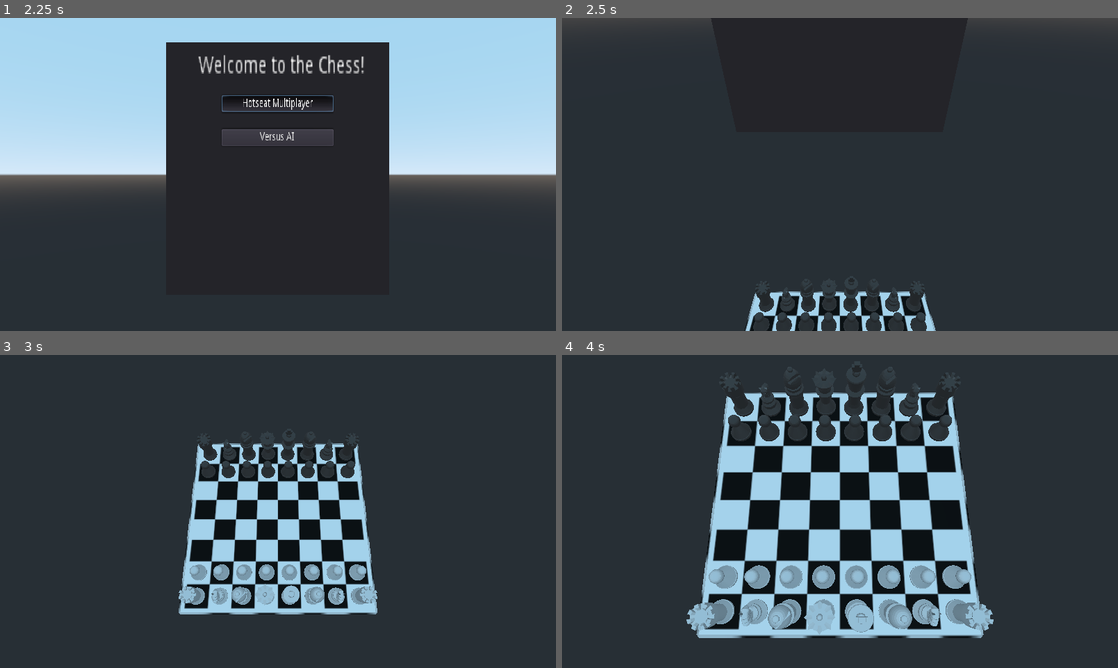
Above: before the commit, frames 1-4 (two rows, left to right).
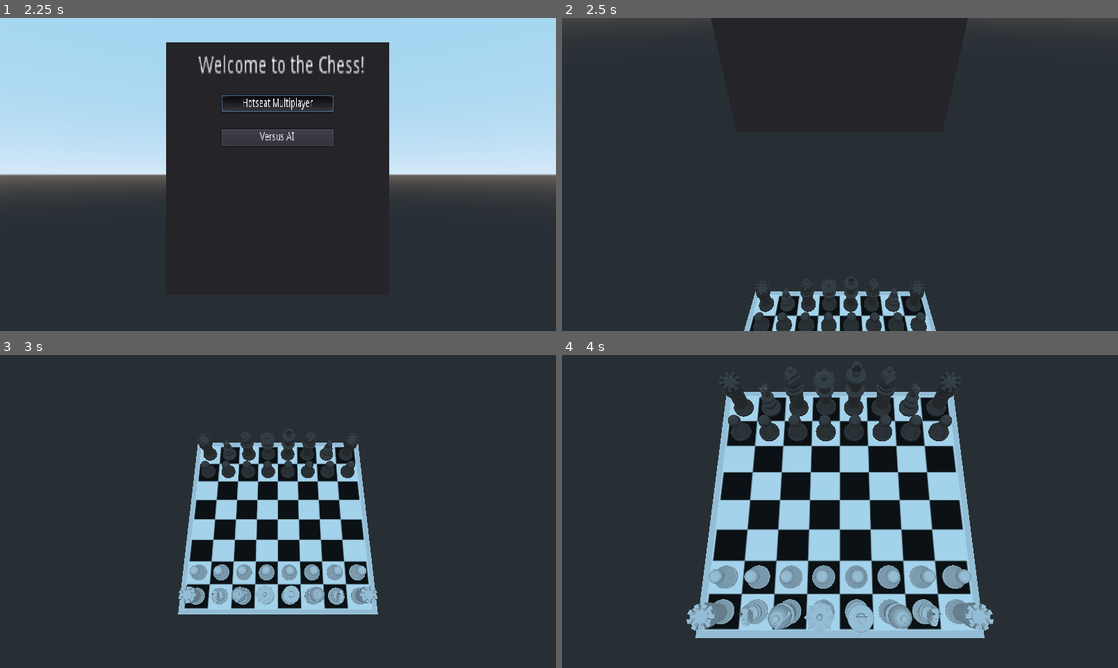
Above: after the commit, the same moments.

Repository: Majsek/Chess
Game: Godot game, scene res://Scenes/Main.tscn
Same seed, same stepped clock (60 frames per second), same inputs: the game is played once before the commit and once after it.
Inputs (mouse positions are in pixels of both pictures, inside the frame that each line leads up to):
- Up to frame 1 (2.25 s): tap Enter at 0.5, 2 s; move the mouse to (400, 158) at 0.52 s; click (400, 158) at 0.67 s; tap Space at 1.25 s; drag from (166, 190) to (250, 237) at 1.27 s; move the mouse to (333, 105) at 2.02 s; click (333, 105) at 2.17 s
- Up to frame 2 (2.5 s): no input
- Up to frame 3 (3 s): drag from (250, 574) to (111, 464) at 2.77 s
- Up to frame 4 (4 s): move the mouse to (1006, 558) at 3.52 s; click (1006, 558) at 3.67 s

Frame 1 is identical in both runs. In frame 2, 0.1% of the frame differs, in the area x 32-68%, y 87-100%; in frame 3, 0.5%; in frame 4, 0.8%, in the area x 24-76%, y 11-91%.

Commit message:
added color square => better optimalization

Diff:
--- a/Scenes/Main.tscn
+++ b/Scenes/Main.tscn
@@ -1,12 +1,15 @@
-[gd_scene load_steps=6 format=2]
+[gd_scene load_steps=8 format=2]
 
 [ext_resource path="res://Scripts/Main.gd" type="Script" id=1]
 [ext_resource path="res://Figures/desk.obj" type="ArrayMesh" id=2]
 [ext_resource path="res://Scenes/Menu.tscn" type="PackedScene" id=3]
 [ext_resource path="res://Scripts/Camera.gd" type="Script" id=4]
+[ext_resource path="res://Materials/white_material.tres" type="Material" id=5]
 
 [sub_resource type="BoxShape" id=1]
 extents = Vector3( 13, 0.5, 13 )
+
+[sub_resource type="PlaneMesh" id=2]
 
 [node name="Main" type="Spatial"]
 script = ExtResource( 1 )
@@ -27,5 +30,29 @@
 [node name="CollisionShape" type="CollisionShape" parent="StaticBody"]
 shape = SubResource( 1 )
 
+[node name="MeshInstance" type="MeshInstance" parent="StaticBody"]
+transform = Transform( 0.3, 0, 0, 0, 1, 0, 0, 0, 12.7, 12.4, 0.51, 0 )
+cast_shadow = 0
+mesh = SubResource( 2 )
+material/0 = ExtResource( 5 )
+
+[node name="MeshInstance2" type="MeshInstance" parent="StaticBody"]
+transform = Transform( 0.3, 0, 0, 0, 1, 0, 0, 0, 12.7, -12.4, 0.51, 0 )
+cast_shadow = 0
+mesh = SubResource( 2 )
+material/0 = ExtResource( 5 )
+
+[node name="MeshInstance3" type="MeshInstance" parent="StaticBody"]
+transform = Transform( -1.31134e-08, 0, -12.7, 0, 1, 0, 0.3, 0, -5.55135e-07, 0, 0.51, 12.4 )
+cast_shadow = 0
+mesh = SubResource( 2 )
+material/0 = ExtResource( 5 )
+
+[node name="MeshInstance4" type="MeshInstance" parent="StaticBody"]
+transform = Transform( -4.88762e-08, 0, 12.7, 0, 1, 0, -0.3, 0, -2.06909e-06, 0, 0.51, -12.4 )
+cast_shadow = 0
+mesh = SubResource( 2 )
+material/0 = ExtResource( 5 )
+
 [node name="Menu" parent="." instance=ExtResource( 3 )]
 transform = Transform( -1, 0, -8.74228e-08, 0, 1, 0, 8.74228e-08, 0, -1, -10.179, 37.3398, 0 )
--- a/Scripts/Main.gd
+++ b/Scripts/Main.gd
@@ -46,6 +46,7 @@
 	randomize()
 
 	drawTexture()
+	colorTurnSquare()
 
 	var map = map_
 	map.resize(8)
@@ -180,6 +181,18 @@
 	mat.uv1_offset = Vector3(0.5, 0, 0)
 	$StaticBody/desk.set_surface_material(0, mat)
 
+func colorTurnSquare():
+	if colorTurn_ == "black":
+		$StaticBody/MeshInstance.set_surface_material(0, preload("res://Materials/black_material.tres"))
+		$StaticBody/MeshInstance2.set_surface_material(0, preload("res://Materials/black_material.tres"))
+		$StaticBody/MeshInstance3.set_surface_material(0, preload("res://Materials/black_material.tres"))
+		$StaticBody/MeshInstance4.set_surface_material(0, preload("res://Materials/black_material.tres"))
+	else:
+		$StaticBody/MeshInstance.set_surface_material(0, preload("res://Materials/white_material.tres"))
+		$StaticBody/MeshInstance2.set_surface_material(0, preload("res://Materials/white_material.tres"))
+		$StaticBody/MeshInstance3.set_surface_material(0, preload("res://Materials/white_material.tres"))
+		$StaticBody/MeshInstance4.set_surface_material(0, preload("res://Materials/white_material.tres"))
+
 func getFromMap(pos1,pos2):
 	return map_[pos1][pos2]
 
@@ -322,7 +335,8 @@
 		figure.resetBlockers()
 	blockers_ = []
 	nextTurn()
-	drawTexture()
+#	drawTexture()
+	colorTurnSquare()
 
 	for figure in white_figures_:
 		if figure != null:
